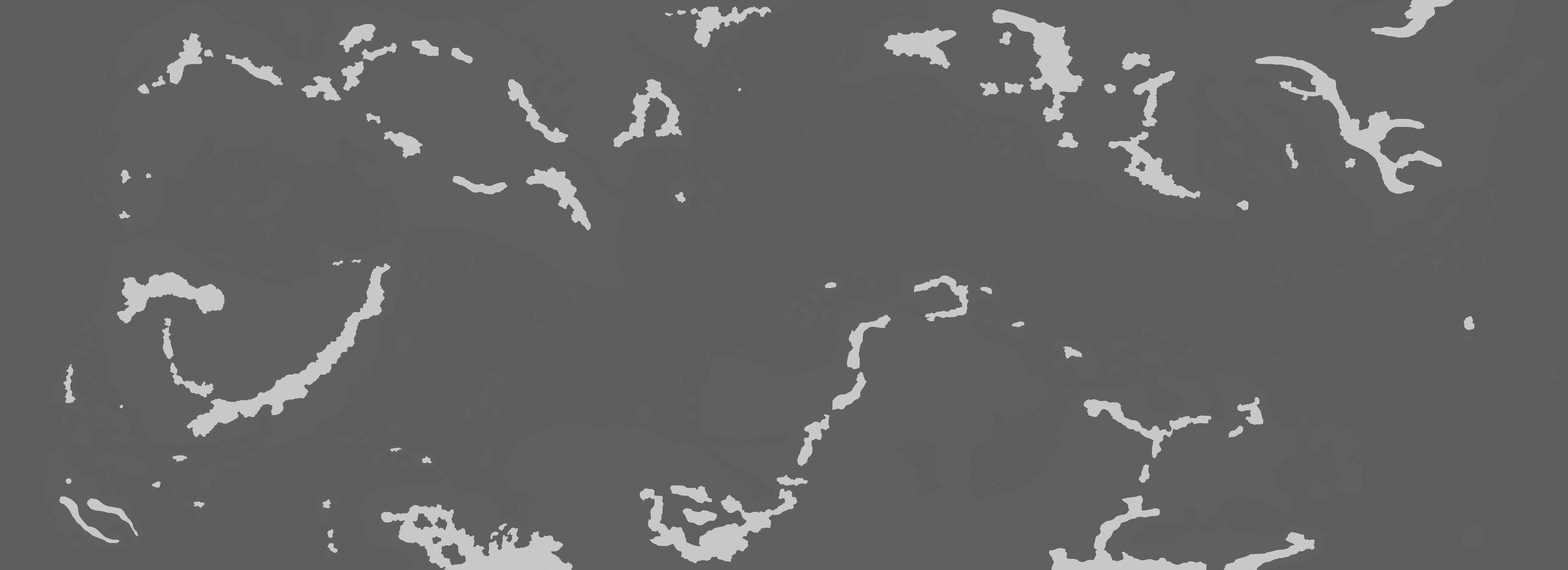
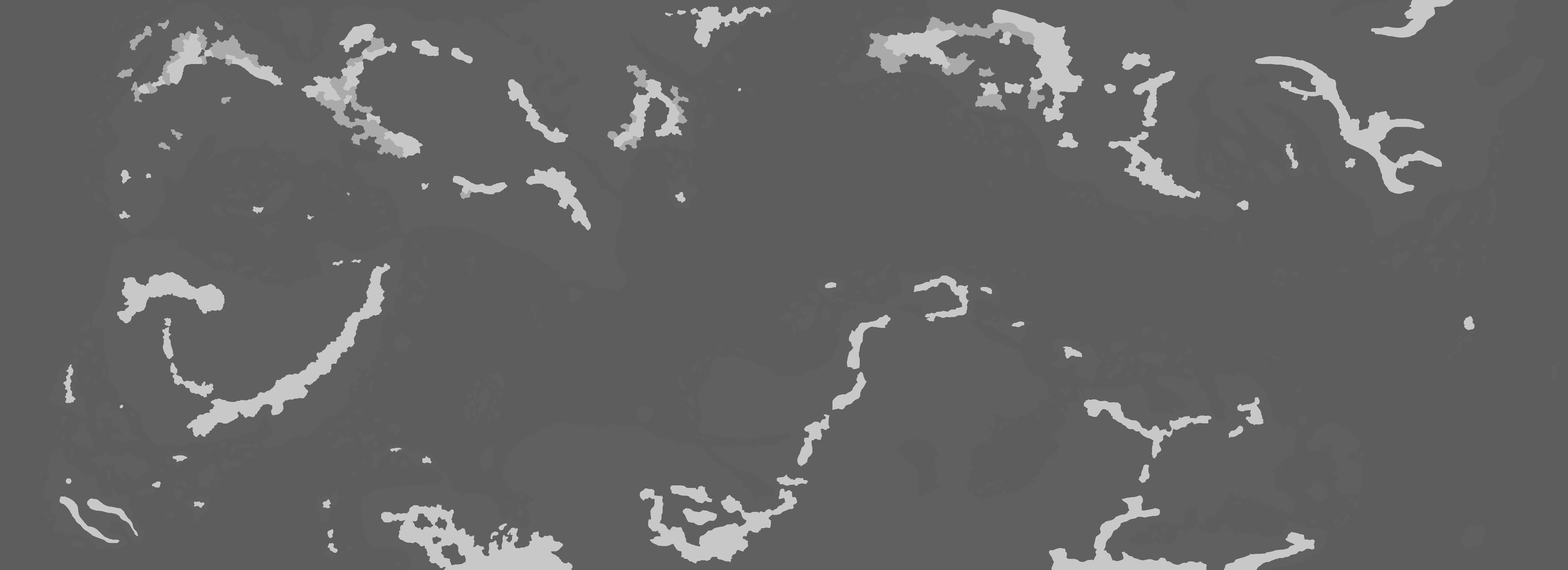
The second 1568px x 570px image is a revision of the first. Changes to its layers:
painted on "Pasted Layer #1" over [left=116, top=16, right=1045, bottom=221]
